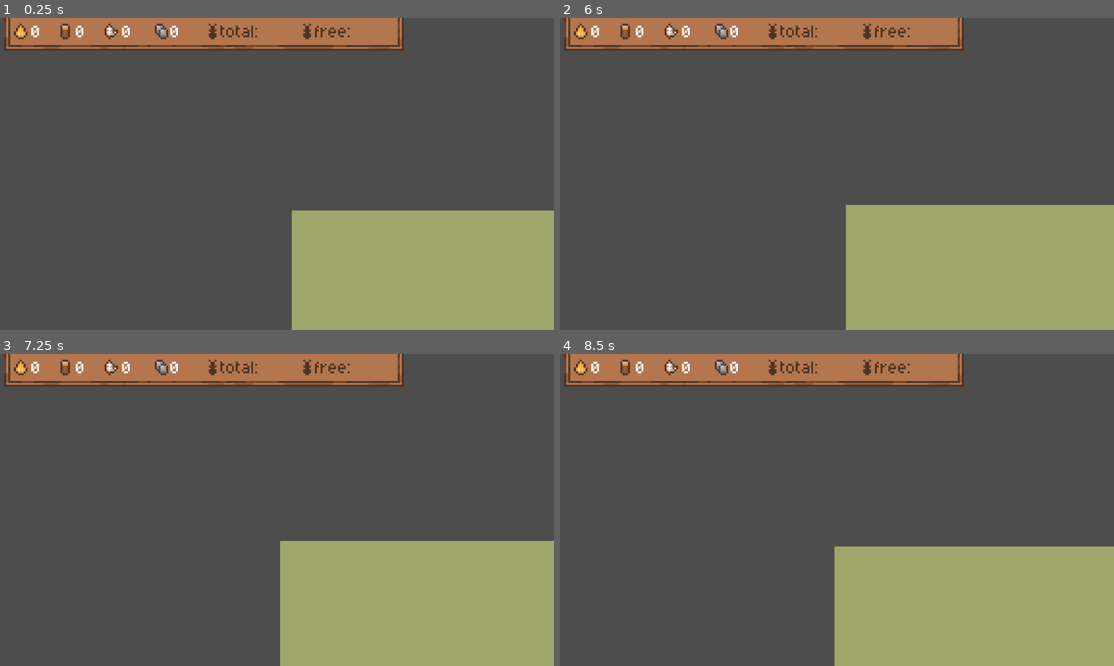
Above: before the commit, frames 1-4 (two rows, left to right).
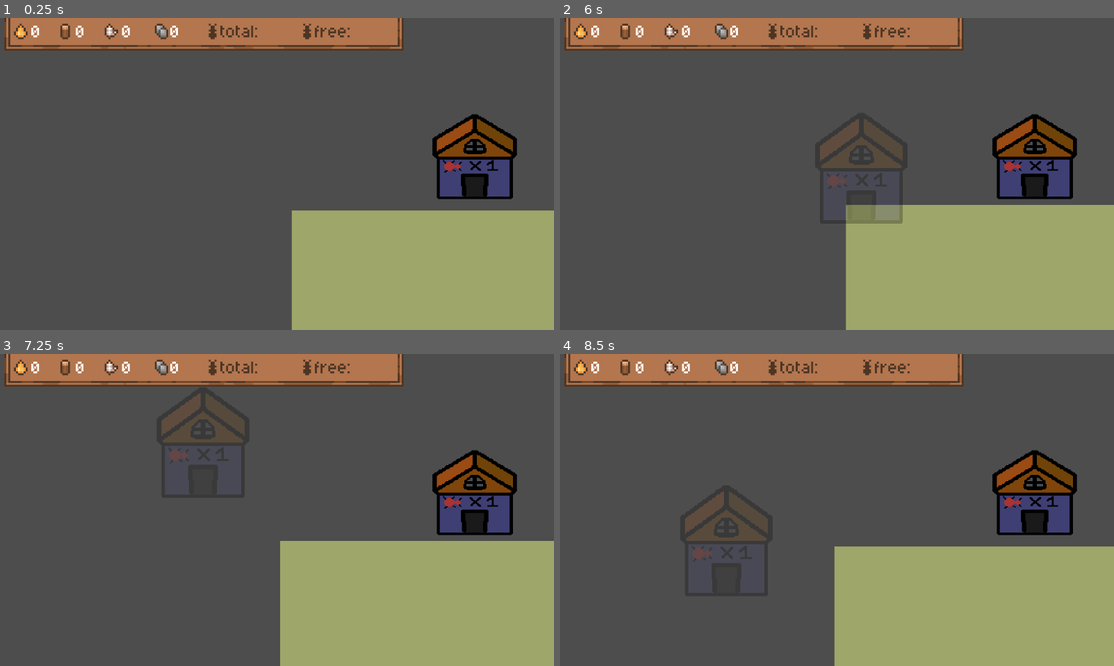
Above: after the commit, the same moments.

Repository: akamikado/brainless-jam
Game: Godot game, scene res://Nodes/main.tscn
The game is run twice, just before and just after one commit, with the same random seed, the same clock (stepped at 60 frames per second) and the same inputs.
Inputs (mouse positions are in pixels of both pictures, inside the frame that each line leads up to):
- Up to frame 1 (0.25 s): no input
- Up to frame 2 (6 s): click (1036, 155) at 0.52 s; tap Enter at 1.25, 2.75, 4.25 s; move the mouse to (604, 33) at 1.27 s; hold D 1.28-2.03 s; click (604, 33) at 1.42 s; tap Space at 2, 3.5, 5 s; move the mouse to (648, 33) at 2.02 s; hold S 2.03-2.78 s; click (648, 33) at 2.17 s; move the mouse to (692, 33) at 2.77 s; hold D 2.78-3.53 s; click (692, 33) at 2.92 s; move the mouse to (742, 33) at 3.52 s; hold W 3.53-4.28 s; click (742, 33) at 3.67 s; move the mouse to (1003, 220) at 4.27 s; hold A 4.28-5.78 s; move the mouse to (670, 127) at 5.02 s; move the mouse to (864, 174) at 5.77 s; hold S from 5.78 s (still down); click (864, 174) at 5.92 s
- Up to frame 3 (7.25 s): move the mouse to (193, 432) at 6.52 s; release S at 6.53 s; hold D from 6.53 s (still down)
- Up to frame 4 (8.5 s): move the mouse to (958, 494) at 7.27 s; release D at 7.28 s; hold W 7.28-8.03 s; move the mouse to (726, 525) at 8.02 s; hold D from 8.03 s (still down); click (726, 525) at 8.17 s

The runs differ from the first frame. In frame 1, 3.4% of the frame differs, in the area x 78-94%, y 30-59%; in frame 2, 4.0%, in the area x 51-94%, y 30-66%; in frame 3, 3.4%; in frame 4, 3.4%.

Commit message:
put building selection area in canvas layer

Diff:
--- a/Nodes/main.tscn
+++ b/Nodes/main.tscn
@@ -17,10 +17,6 @@
 [node name="Map" parent="." unique_id=826473319 instance=ExtResource("3_cfxlj")]
 position = Vector2(24, 163)
 
-[node name="BuildingSelectionArea" parent="." unique_id=1568335877 instance=ExtResource("2_h2ymo")]
-position = Vector2(100, 203)
-scale = Vector2(2, 2)
-
 [node name="BuildingsTileset" type="Sprite2D" parent="." unique_id=546614818]
 texture_filter = 1
 position = Vector2(368, 221)
@@ -38,11 +34,15 @@
 grow_horizontal = 1
 grow_vertical = 1
 
+[node name="BuildingSelectionArea" parent="CanvasLayer" unique_id=1568335877 instance=ExtResource("2_h2ymo")]
+position = Vector2(225, 50)
+scale = Vector2(0.8, 0.8)
+
 [node name="Buildings" type="Node" parent="." unique_id=2055413477]
 script = ExtResource("8_ws7ns")
 
 [node name="SelectedBuilding" parent="." unique_id=1441197407 instance=ExtResource("7_ye5tp")]
 script = ExtResource("4_uxqe4")
 
-[connection signal="selected_building" from="BuildingSelectionArea" to="SelectedBuilding" method="_on_building_selection_area_selected_building"]
+[connection signal="selected_building" from="CanvasLayer/BuildingSelectionArea" to="SelectedBuilding" method="_on_building_selection_area_selected_building"]
 [connection signal="place_building" from="SelectedBuilding" to="Map" method="_on_selected_building_place_building"]
